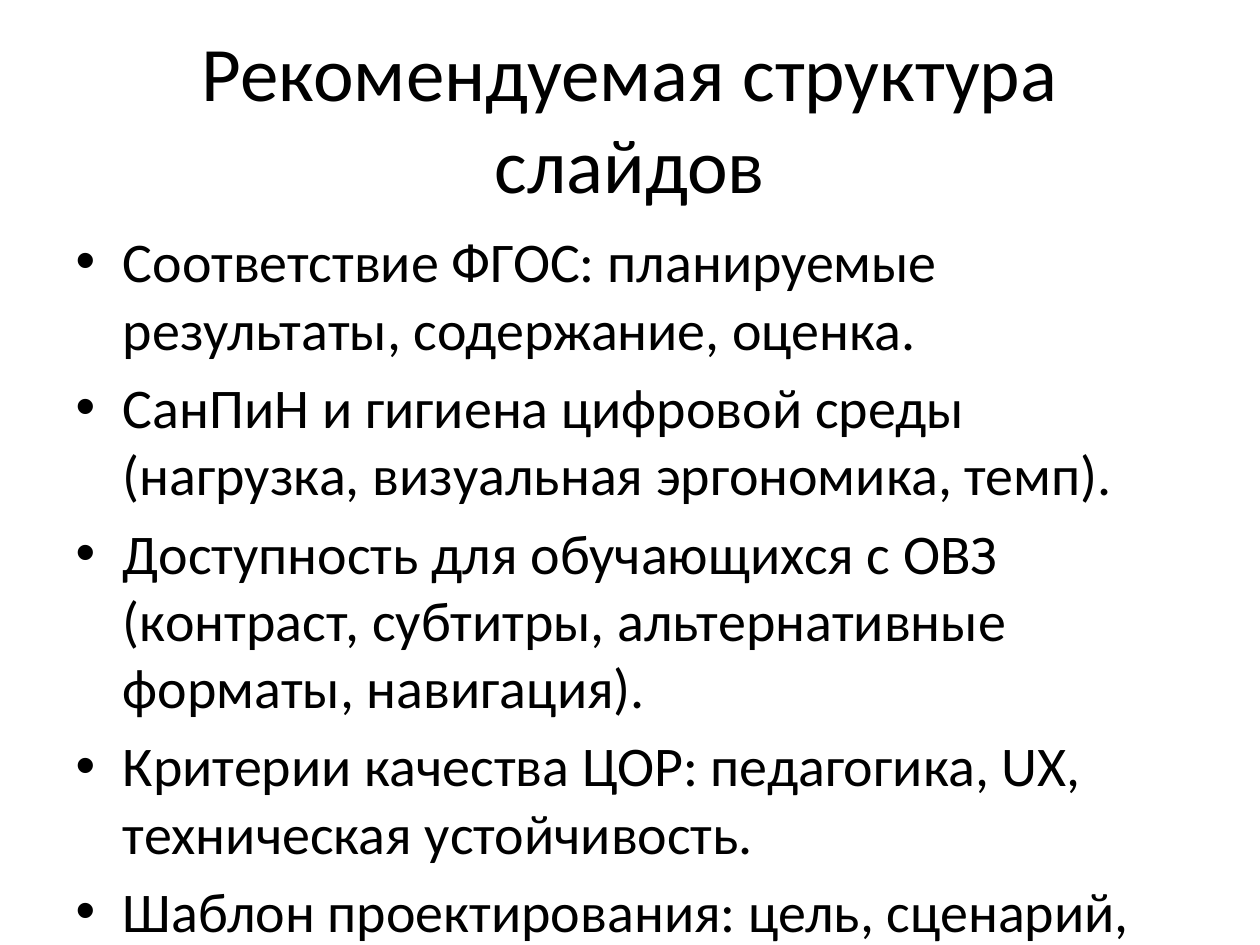
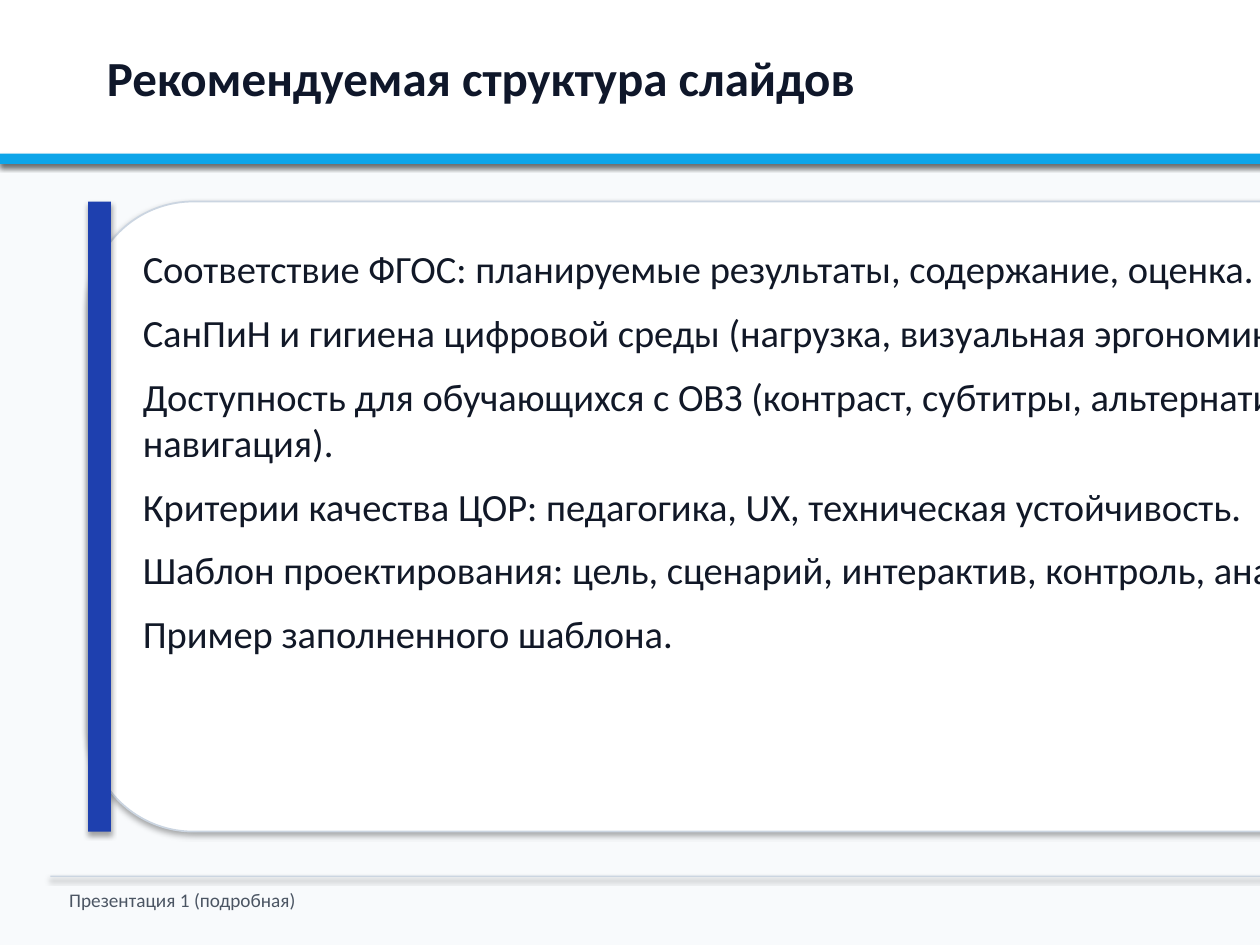
Before and after one commit to NastyaKL95/lms, a slide deck: slide 25 of presentation-topic-1-detailed.pptx (slide 23 before the commit). Drawn at 1260x945 pixels with LibreOffice and Linux fonts; fonts in the diff are those of the drawing. Boxes give left, top, right and bottom in pixels: in the first picture for what was removed or moved away, otherwise in the second. Text is boxed around its words. In the diff, an @@ line names an element or a change of style, - is before the commit and + after.

```diff
--- a/presentation-topic-1-detailed.pptx
+++ b/presentation-topic-1-detailed.pptx
@@ background #FFFFFF to #F8FAFC @@
@@ rectangle added at box(0, 0, 1260, 164), fill #FFFFFF @@
@@ text "Рекомендуемая структура слайдов": place and size @@
-text "Рекомендуемая структура слайдов" at box(202, 51, 1058, 206)
+text "Рекомендуемая структура слайдов" at box(107, 62, 855, 104)
@@ text "Рекомендуемая структура слайдов" at box(107, 62, 855, 104): size 44 to 28 pt, text colour #000000 to #0F172A, bold on; alignment centre to left; vertical alignment middle to top @@
@@ rectangle added at box(0, 154, 1260, 164), fill #0EA5E9 @@
@@ rounded rectangle added at box(88, 202, 1260, 832), fill #FFFFFF, outline #CBD5E1 1 pt @@
@@ rectangle added at box(88, 202, 111, 832), fill #1E40AF @@
@@ text at box(143, 257, 1254, 655): paragraph removed @@
-• Чек-лист итоговой проверки.
@@ text "Соответствие ФГОС: планируемые результаты, содержание, ...": place and size @@
-text "Соответствие ФГОС: планируемые результаты, содержание, ..." at box(123, 244, 1129, 942)
+text "Соответствие ФГОС: планируемые результаты, содержание, ..." at box(143, 257, 1254, 655)
@@ text "Соответствие ФГОС: планируемые результаты, содержание, ..." at box(143, 257, 1254, 655): size 32 to 22 pt, text colour #000000 to #111827; bullet • to none; more space between paragraphs @@
@@ rectangle added at box(50, 876, 1260, 877), fill #CBD5E1 @@
@@ text added at box(69, 893, 295, 910), 11 pt, text #4B5563 @@
+Презентация 1 (подробная)
```
Also in this commit, not shown: 25 other slides changed, 4 slides added, 1 slide removed, 2 other files.
